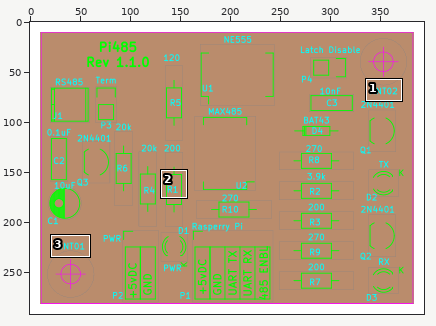
Sprite sheet -- standalone/plots/pi485-brd.png. The first picture is a wide view before the edit; the outline marks the close-up.
Close-up. Before:
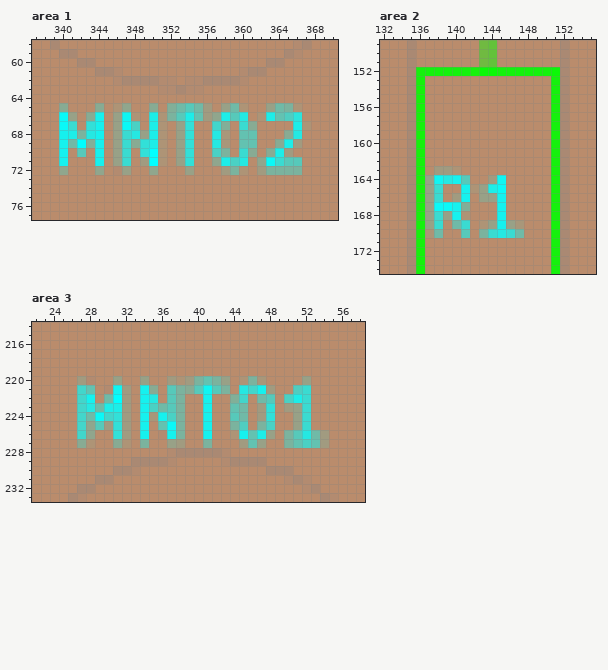
The file is 394x292 pixels. Colours within 5 levels of each other are drawn and written as one. Shown: area 1: x 337..370, y 58..77; area 2: x 132..155, y 149..174; area 3: x 22..58, y 214..233. The commit also changed other parts of the picture, which this record leaves out.
Now the later version:
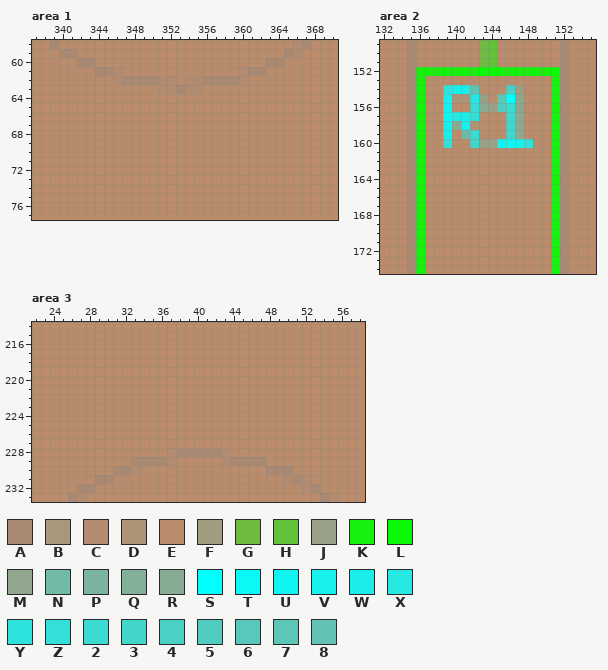
Palette (. is transparent): A #aa8973  B #a8977a  C #b38b70  D #ae9476  E #ba8c6c  F #a19b80  G #70ba41  H #63c23a  J #98a187  K #16f10d  L #0cf807  M #90a68d  N #70baa7  P #7bb39e  Q #82af98  R #88ab93  S #00ffff  T #0af9f7  U #10f5f2  V #16f1ee  W #1dede8  X #25e8e2  Y #2ce4dc  Z #32e0d8  2 #3adbd1  3 #42d6cb  4 #4ad1c4  5 #50cdc0  6 #57c9ba  7 #5dc6b6  8 #63c2b1
Diff:
Changed rows in their new state; - is an unchanged pixel.
Area 1:
first column x 340:
65 E---E-EE--E-EEEEE-EEE--EEEE-
66 EE-EE-EEE-EEEEEEEEEEE-EEEEE-
67 EE-EE-EEE-EE-EE--EE-EE----EE
68 EEEEE-EEEEEE-EE--EE-EE---EE-
69 EEEEE-EEEEEE-EE--EE-EE--EEE-
70 E-E-E-EE-EEE-EE--EE-EE-EEE--
71 E---E-EE-EEE-EE--EEEE-EEEEE-
72 E---E-EE--E---E---EEE-EEEEE-
Area 2:
first column x 137:
154 --YVW8---4F-
155 --VDDXJ-7SM-
156 --V--2RJ52M-
157 --UXWZ---3M-
158 --VRVD---3M-
159 --V-N2---3M-
160 --Z--3JJVUVZ
163 -EEE--------
164 EEEEE--EE---
165 EE--EEEEE---
166 EE-EE-EEE---
167 EEEEE---E---
168 EEEEE---E---
169 EE-EE-EEEEE-
170 EE--E-EEEEE-
Area 3:
first column x 27:
220 EE--E--E--EEEEEEE-EEE----E--
221 EE-EEE-EE-EEEEEEE-EEEE--EE--
222 EE-EEE-EE-EE--E--EE-EE-EEE--
223 EEEEEE-EEEEE--E--EE-EE-EEE--
224 EEEEEE-EEEEE--E--EE-EE--EE--
225 EEEEEE-E-EEE--E--EE-EE--EE--
226 EE--EE-E-EEE--E--EEEEE-EEEEE
227 EE--EE-E--EE--E---EEE--EEEEE
Where, in picture pixels (left, top, right, bottom), the same in both close-ups:
changed: (59, 103, 311, 175)
changed: (425, 85, 533, 238)
changed: (77, 376, 329, 448)
